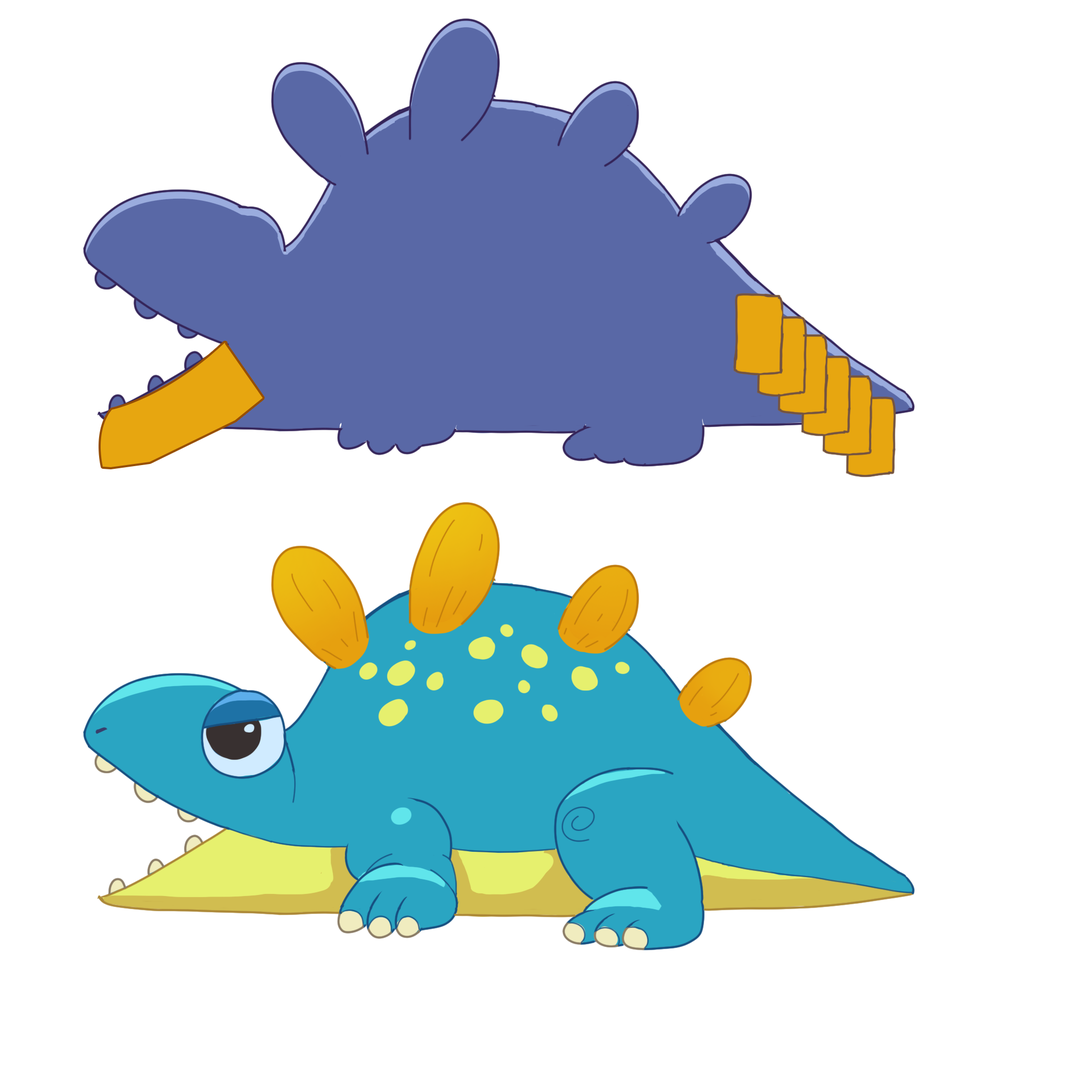
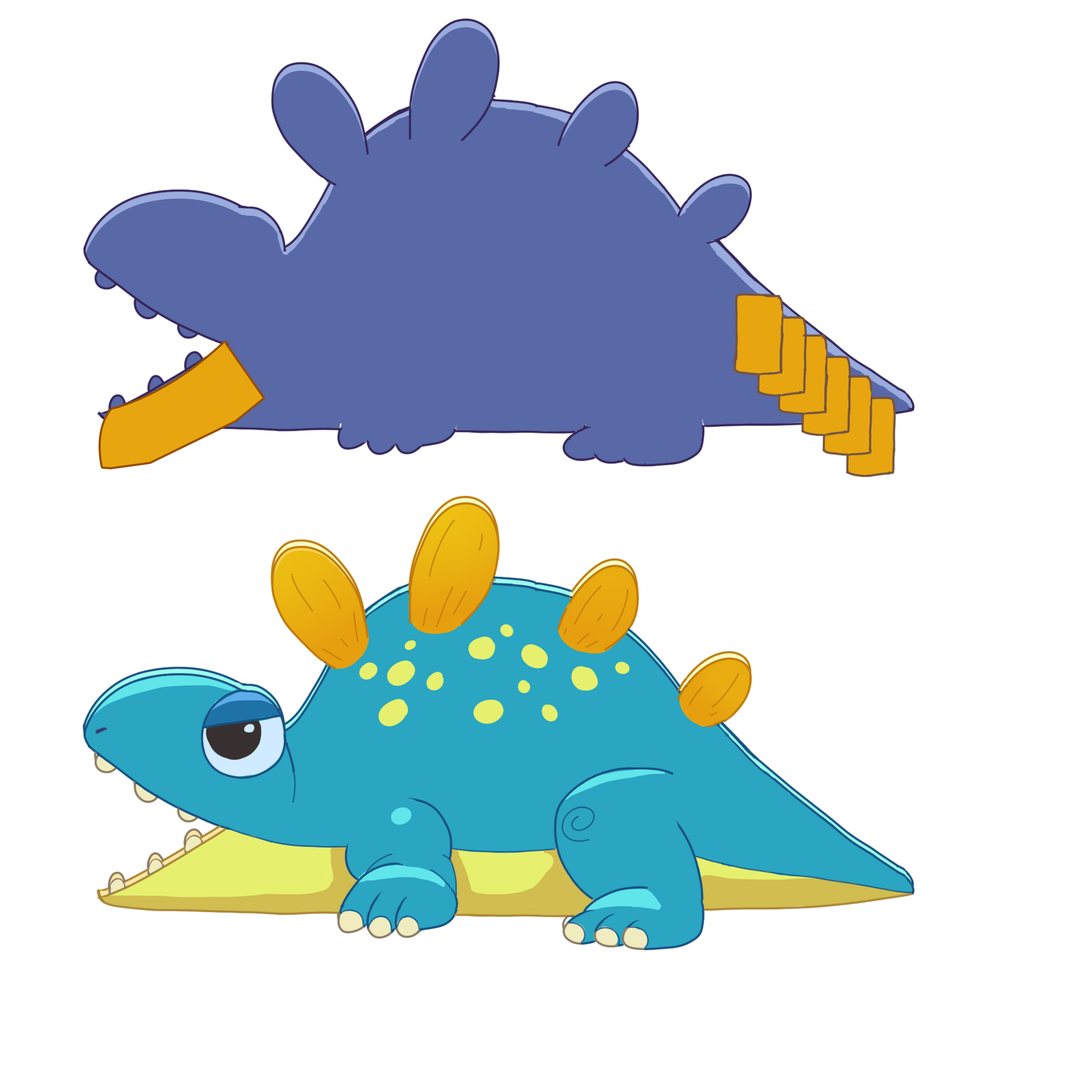
Comparing the layer stacks of the two 1091px x 1091px images. Changes:
added layer "Layer 3 copy 2" above "Layer 3" over 82, 495, 915, 931
painted on "Layer 3" over 109, 591, 775, 890
removed layer "Layer 5" over 84, 502, 915, 931
added layer "Layer 5 copy 2" above "Layer 11" over 84, 502, 915, 931
added layer "Layer 11" above "Layer 10" over 83, 497, 913, 897
